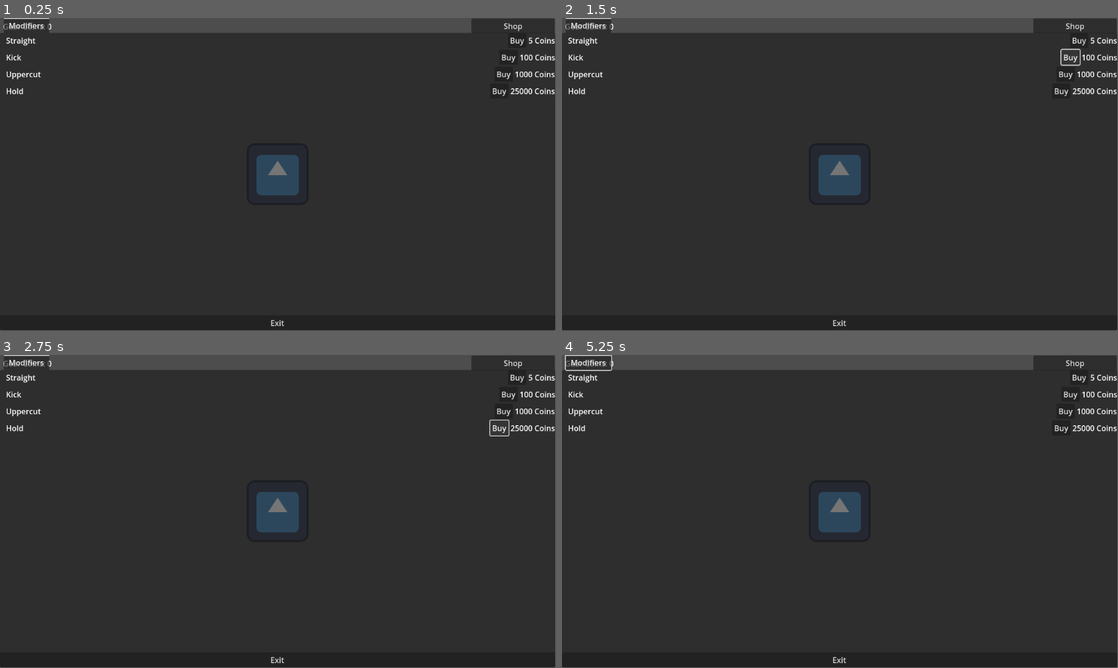
Above: before the commit, frames 1-4 (two rows, left to right).
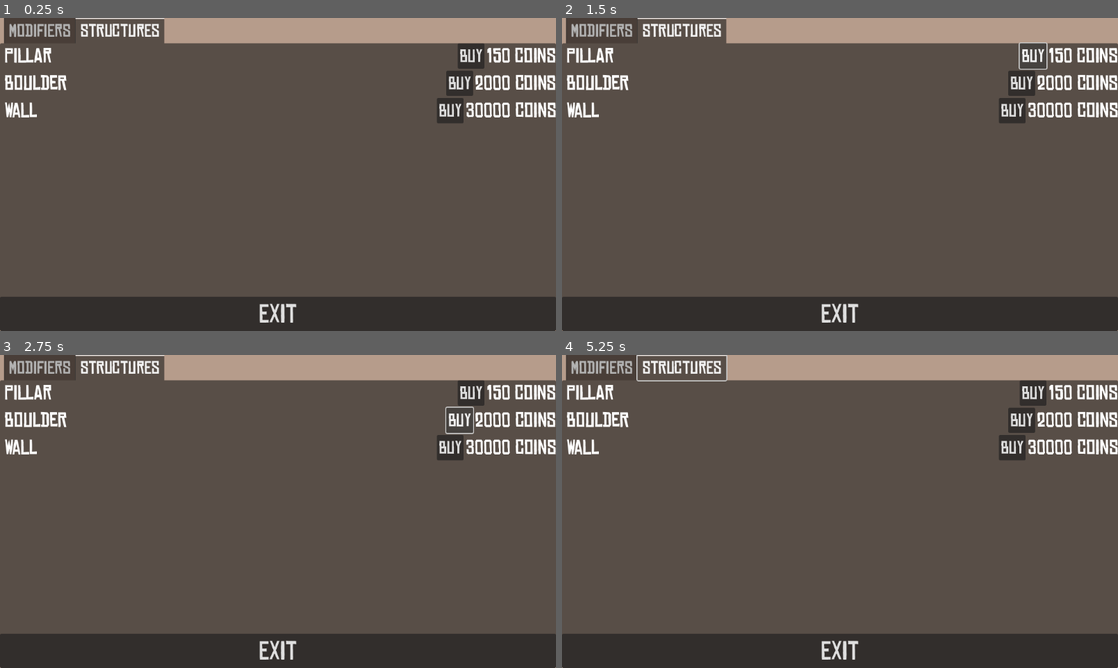
Above: after the commit, the same moments.

Repository: Warladd/Rockle
Game: Godot game, scene res://scenes/screens/prototype.tscn
Same seed, same stepped clock (60 frames per second), same inputs: the game is played once before the commit and once after it. The engine's default icon, where the game draws it, is replaced by a stand-in: a white triangle on a blue panel in a dark square.
Inputs (mouse positions are in pixels of both pictures, inside the frame that each line leads up to; where the layout moved, square brackets give the same spot in the first picture):
- Up to frame 1 (0.25 s): no input
- Up to frame 2 (1.5 s): click "Buy" at 0.5 s; click "Buy" at 1.25 s
- Up to frame 3 (2.75 s): click "Buy" at 2 s
- Up to frame 4 (5.25 s): click "Buy" at 2.75 s; click "Buy" at 3.5 s; click (840, 505) [840, 511] at 4.25 s; click "Shop" at 5 s
In our replay, the window is 799x449 before the commit and 800x450 after it. These sizes can differ from the game's own. Grey fills any space a smaller window leaves; there, only what the larger window draws over its background counts as a difference.

The runs differ from the first frame. In frame 1, 88% of the frame differs, in the area x 0-100%, y 0-100%; in frame 2, 88%; in frame 3, 88%; in frame 4, 88%.
Error after the commit: Parse Error: Value of type "String" cannot be assigned to a variable of type "Texture2D". (res://scripts/main.gd:103)

Commit message:
adding structures

Diff:
--- a/project.godot
+++ b/project.godot
@@ -15,6 +15,13 @@
 config/features=PackedStringArray("4.2", "Mobile")
 config/icon="res://icon.svg"
 
+[display]
+
+window/size/viewport_width=1120
+window/size/viewport_height=630
+window/stretch/mode="viewport"
+
 [rendering]
 
+textures/canvas_textures/default_texture_filter=0
 renderer/rendering_method="mobile"
--- /dev/null
+++ b/resources/standard_label_settings.tres
@@ -0,0 +1,7 @@
+[gd_resource type="LabelSettings" load_steps=2 format=3 uid="uid://xd8rgjv5gtlp"]
+
+[ext_resource type="FontFile" uid="uid://duatcmyng8p2d" path="res://assets/fonts/chinese rocks rg.otf" id="1_ifo7r"]
+
+[resource]
+font = ExtResource("1_ifo7r")
+font_size = 40
--- a/scenes/screens/prototype.tscn
+++ b/scenes/screens/prototype.tscn
@@ -1,21 +1,46 @@
-[gd_scene load_steps=4 format=3 uid="uid://dtw6obm6lmpng"]
+[gd_scene load_steps=6 format=3 uid="uid://dtw6obm6lmpng"]
 
 [ext_resource type="Script" path="res://scripts/main.gd" id="1_p6lbv"]
-[ext_resource type="Texture2D" uid="uid://lyhtdgctuen8" path="res://icon.svg" id="2_alf8w"]
-
-[sub_resource type="LabelSettings" id="LabelSettings_75vy8"]
-
-[node name="Prototype" type="Node2D" node_paths=PackedStringArray("gear_label", "shop_button", "straight_label", "kick_label", "uppercut_label", "hold_label")]
+[ext_resource type="FontFile" uid="uid://duatcmyng8p2d" path="res://assets/fonts/chinese rocks rg.otf" id="2_ag7yq"]
+[ext_resource type="LabelSettings" uid="uid://xd8rgjv5gtlp" path="res://resources/standard_label_settings.tres" id="2_eh6vp"]
+[ext_resource type="Texture2D" uid="uid://blq6w0xknc3ma" path="res://assets/structures/disk.png" id="4_4vul1"]
+[ext_resource type="Texture2D" uid="uid://c3ciqui60acws" path="res://assets/structures/disk_bigger.png" id="5_hf221"]
+
+[node name="Prototype" type="Node2D" node_paths=PackedStringArray("gear_label", "shop", "shop_button", "straight_label", "kick_label", "uppercut_label", "hold_label", "click_button")]
 script = ExtResource("1_p6lbv")
+gear_coins = null
 gear_label = NodePath("Label")
+shop = NodePath("Shop")
 shop_button = NodePath("ShopButton")
 straight_label = NodePath("Shop/TabContainer/Modifiers/VBoxContainer/HBoxContainer/Label2")
 kick_label = NodePath("Shop/TabContainer/Modifiers/VBoxContainer/HBoxContainer2/Label2")
 uppercut_label = NodePath("Shop/TabContainer/Modifiers/VBoxContainer/HBoxContainer3/Label2")
 hold_label = NodePath("Shop/TabContainer/Modifiers/VBoxContainer/HBoxContainer4/Label2")
+click_button = NodePath("TextureButton")
+
+[node name="ColorRect" type="ColorRect" parent="."]
+anchors_preset = 15
+anchor_right = 1.0
+anchor_bottom = 1.0
+offset_left = -3.0
+offset_top = -1.0
+offset_right = 1094.0
+offset_bottom = 585.0
+grow_horizontal = 2
+grow_vertical = 2
+scale = Vector2(1.02328, 1.07143)
+color = Color(0.763402, 0.662191, 0.524054, 1)
 
 [node name="Shop" type="CanvasLayer" parent="."]
 
+[node name="ColorRect" type="ColorRect" parent="Shop"]
+anchors_preset = 15
+anchor_right = 1.0
+anchor_bottom = 1.0
+grow_horizontal = 2
+grow_vertical = 2
+color = Color(0.71303, 0.611522, 0.545067, 1)
+
 [node name="TabContainer" type="TabContainer" parent="Shop"]
 anchors_preset = 15
 anchor_right = 1.0
@@ -24,9 +49,14 @@
 grow_vertical = 2
 size_flags_horizontal = 3
 size_flags_vertical = 3
+theme_override_fonts/font = ExtResource("2_ag7yq")
+theme_override_font_sizes/font_size = 35
+current_tab = 1
 
 [node name="Modifiers" type="TabBar" parent="Shop/TabContainer"]
-layout_mode = 2
+visible = false
+layout_mode = 2
+theme_override_fonts/font = ExtResource("2_ag7yq")
 
 [node name="VBoxContainer" type="VBoxContainer" parent="Shop/TabContainer/Modifiers"]
 layout_mode = 1
@@ -43,18 +73,21 @@
 [node name="Label" type="Label" parent="Shop/TabContainer/Modifiers/VBoxContainer/HBoxContainer"]
 layout_mode = 2
 size_flags_horizontal = 3
-text = "   Straight"
-label_settings = SubResource("LabelSettings_75vy8")
+text = " Straight"
+label_settings = ExtResource("2_eh6vp")
 
 [node name="StraightButton" type="Button" parent="Shop/TabContainer/Modifiers/VBoxContainer/HBoxContainer"]
 layout_mode = 2
 size_flags_horizontal = 8
+theme_override_fonts/font = ExtResource("2_ag7yq")
+theme_override_font_sizes/font_size = 35
 text = "Buy"
 
 [node name="Label2" type="Label" parent="Shop/TabContainer/Modifiers/VBoxContainer/HBoxContainer"]
 layout_mode = 2
 size_flags_horizontal = 8
 text = "5 Coins"
+label_settings = ExtResource("2_eh6vp")
 horizontal_alignment = 2
 vertical_alignment = 1
 
@@ -65,17 +98,21 @@
 [node name="Label" type="Label" parent="Shop/TabContainer/Modifiers/VBoxContainer/HBoxContainer2"]
 layout_mode = 2
 size_flags_horizontal = 3
-text = "   Kick"
+text = " Kick"
+label_settings = ExtResource("2_eh6vp")
 
 [node name="KickButton" type="Button" parent="Shop/TabContainer/Modifiers/VBoxContainer/HBoxContainer2"]
 layout_mode = 2
 size_flags_horizontal = 10
+theme_override_fonts/font = ExtResource("2_ag7yq")
+theme_override_font_sizes/font_size = 35
 text = "Buy"
 alignment = 2
 
 [node name="Label2" type="Label" parent="Shop/TabContainer/Modifiers/VBoxContainer/HBoxContainer2"]
 layout_mode = 2
 text = "100 Coins"
+label_settings = ExtResource("2_eh6vp")
 
 [node name="HBoxContainer3" type="HBoxContainer" parent="Shop/TabContainer/Modifiers/VBoxContainer"]
 layout_mode = 2
@@ -83,17 +120,22 @@
 
 [node name="Label" type="Label" parent="Shop/TabContainer/Modifiers/VBoxContainer/HBoxContainer3"]
 layout_mode = 2
-text = "   Uppercut"
+size_flags_horizontal = 8
+text = " Uppercut"
+label_settings = ExtResource("2_eh6vp")
 
 [node name="UppercutButton" type="Button" parent="Shop/TabContainer/Modifiers/VBoxContainer/HBoxContainer3"]
 layout_mode = 2
 size_flags_horizontal = 10
+theme_override_fonts/font = ExtResource("2_ag7yq")
+theme_override_font_sizes/font_size = 35
 text = "Buy"
 alignment = 2
 
 [node name="Label2" type="Label" parent="Shop/TabContainer/Modifiers/VBoxContainer/HBoxContainer3"]
 layout_mode = 2
 text = "1000 Coins"
+label_settings = ExtResource("2_eh6vp")
 
 [node name="HBoxContainer4" type="HBoxContainer" parent="Shop/TabContainer/Modifiers/VBoxContainer"]
 layout_mode = 2
@@ -101,29 +143,126 @@
 
 [node name="Label" type="Label" parent="Shop/TabContainer/Modifiers/VBoxContainer/HBoxContainer4"]
 layout_mode = 2
-text = "   Hold"
+text = " Hold"
+label_settings = ExtResource("2_eh6vp")
 
 [node name="HoldButton" type="Button" parent="Shop/TabContainer/Modifiers/VBoxContainer/HBoxContainer4"]
 layout_mode = 2
 size_flags_horizontal = 10
+theme_override_fonts/font = ExtResource("2_ag7yq")
+theme_override_font_sizes/font_size = 35
 text = "Buy"
 alignment = 2
 
 [node name="Label2" type="Label" parent="Shop/TabContainer/Modifiers/VBoxContainer/HBoxContainer4"]
 layout_mode = 2
 text = "25000 Coins"
+label_settings = ExtResource("2_eh6vp")
 
 [node name="ExitShopButton" type="Button" parent="Shop/TabContainer/Modifiers/VBoxContainer"]
 layout_mode = 2
 size_flags_vertical = 10
+theme_override_fonts/font = ExtResource("2_ag7yq")
+theme_override_font_sizes/font_size = 50
 text = "Exit"
 
+[node name="Structures" type="TabBar" parent="Shop/TabContainer"]
+layout_mode = 2
+theme_override_fonts/font = ExtResource("2_ag7yq")
+
+[node name="VBoxContainer" type="VBoxContainer" parent="Shop/TabContainer/Structures"]
+layout_mode = 1
+anchors_preset = 15
+anchor_right = 1.0
+anchor_bottom = 1.0
+grow_horizontal = 2
+grow_vertical = 2
+
+[node name="HBoxContainer" type="HBoxContainer" parent="Shop/TabContainer/Structures/VBoxContainer"]
+layout_mode = 2
+size_flags_vertical = 0
+
+[node name="Label" type="Label" parent="Shop/TabContainer/Structures/VBoxContainer/HBoxContainer"]
+layout_mode = 2
+size_flags_horizontal = 3
+text = " Pillar"
+label_settings = ExtResource("2_eh6vp")
+
+[node name="PillartButton" type="Button" parent="Shop/TabContainer/Structures/VBoxContainer/HBoxContainer"]
+layout_mode = 2
+size_flags_horizontal = 8
+theme_override_fonts/font = ExtResource("2_ag7yq")
+theme_override_font_sizes/font_size = 35
+text = "Buy"
+
+[node name="Label2" type="Label" parent="Shop/TabContainer/Structures/VBoxContainer/HBoxContainer"]
+layout_mode = 2
+size_flags_horizontal = 8
+text = "150 Coins"
+label_settings = ExtResource("2_eh6vp")
+horizontal_alignment = 2
+vertical_alignment = 1
+
+[node name="HBoxContainer2" type="HBoxContainer" parent="Shop/TabContainer/Structures/VBoxContainer"]
+layout_mode = 2
+size_flags_vertical = 0
+
+[node name="Label" type="Label" parent="Shop/TabContainer/Structures/VBoxContainer/HBoxContainer2"]
+layout_mode = 2
+size_flags_horizontal = 3
+text = " Boulder"
+label_settings = ExtResource("2_eh6vp")
+
+[node name="BoulderButton" type="Button" parent="Shop/TabContainer/Structures/VBoxContainer/HBoxContainer2"]
+layout_mode = 2
+size_flags_horizontal = 10
+theme_override_fonts/font = ExtResource("2_ag7yq")
+theme_override_font_sizes/font_size = 35
+text = "Buy"
+alignment = 2
+
+[node name="Label2" type="Label" parent="Shop/TabContainer/Structures/VBoxContainer/HBoxContainer2"]
+layout_mode = 2
+text = "2000 Coins"
+label_settings = ExtResource("2_eh6vp")
+
+[node name="HBoxContainer3" type="HBoxContainer" parent="Shop/TabContainer/Structures/VBoxContainer"]
+layout_mode = 2
+size_flags_vertical = 0
+
+[node name="Label" type="Label" parent="Shop/TabContainer/Structures/VBoxContainer/HBoxContainer3"]
+layout_mode = 2
+size_flags_horizontal = 8
+text = " Wall"
+label_settings = ExtResource("2_eh6vp")
+
+[node name="WallButton" type="Button" parent="Shop/TabContainer/Structures/VBoxContainer/HBoxContainer3"]
+layout_mode = 2
+size_flags_horizontal = 10
+theme_override_fonts/font = ExtResource("2_ag7yq")
+theme_override_font_sizes/font_size = 35
+text = "Buy"
+alignment = 2
+
+[node name="Label2" type="Label" parent="Shop/TabContainer/Structures/VBoxContainer/HBoxContainer3"]
+layout_mode = 2
+text = "30000 Coins"
+label_settings = ExtResource("2_eh6vp")
+
+[node name="ExitShopButton" type="Button" parent="Shop/TabContainer/Structures/VBoxContainer"]
+layout_mode = 2
+size_flags_vertical = 10
+theme_override_fonts/font = ExtResource("2_ag7yq")
+theme_override_font_sizes/font_size = 50
+text = "Exit"
+
 [node name="Label" type="Label" parent="."]
-offset_left = -570.0
-offset_top = -318.0
-offset_right = -409.0
-offset_bottom = -275.0
+offset_left = 7.0
+offset_top = 8.0
+offset_right = 206.0
+offset_bottom = 56.0
 text = "Gear Coins: 0"
+label_settings = ExtResource("2_eh6vp")
 
 [node name="TextureButton" type="TextureButton" parent="."]
 anchors_preset = 8
@@ -131,29 +270,38 @@
 anchor_top = 0.5
 anchor_right = 0.5
 anchor_bottom = 0.5
-offset_left = -64.0
-offset_top = -64.0
-offset_right = 64.0
-offset_bottom = 64.0
-grow_horizontal = 2
-grow_vertical = 2
-texture_normal = ExtResource("2_alf8w")
-texture_pressed = ExtResource("2_alf8w")
-texture_hover = ExtResource("2_alf8w")
+offset_left = 396.0
+offset_top = 145.0
+offset_right = 524.0
+offset_bottom = 273.0
+grow_horizontal = 2
+grow_vertical = 2
+scale = Vector2(2.5, 2.5)
+texture_normal = ExtResource("4_4vul1")
+texture_hover = ExtResource("5_hf221")
+stretch_mode = 3
 
 [node name="Camera2D" type="Camera2D" parent="."]
+position = Vector2(560, 315)
 
 [node name="ShopButton" type="Button" parent="."]
-offset_left = 402.0
-offset_top = -323.0
-offset_right = 575.0
-offset_bottom = -292.0
+offset_left = 968.0
+offset_top = 2.0
+offset_right = 1120.0
+offset_bottom = 71.0
+theme_override_fonts/font = ExtResource("2_ag7yq")
+theme_override_font_sizes/font_size = 50
 text = "Shop"
+flat = true
 
 [connection signal="pressed" from="Shop/TabContainer/Modifiers/VBoxContainer/HBoxContainer/StraightButton" to="." method="_on_straight_button_pressed"]
 [connection signal="pressed" from="Shop/TabContainer/Modifiers/VBoxContainer/HBoxContainer2/KickButton" to="." method="_on_kick_button_pressed"]
 [connection signal="pressed" from="Shop/TabContainer/Modifiers/VBoxContainer/HBoxContainer3/UppercutButton" to="." method="_on_uppercut_button_pressed"]
 [connection signal="pressed" from="Shop/TabContainer/Modifiers/VBoxContainer/HBoxContainer4/HoldButton" to="." method="_on_hold_button_pressed"]
 [connection signal="pressed" from="Shop/TabContainer/Modifiers/VBoxContainer/ExitShopButton" to="." method="_on_exit_shop_button_pressed"]
+[connection signal="pressed" from="Shop/TabContainer/Structures/VBoxContainer/HBoxContainer/PillartButton" to="." method="_on_pillart_button_pressed"]
+[connection signal="pressed" from="Shop/TabContainer/Structures/VBoxContainer/ExitShopButton" to="." method="_on_exit_shop_button_pressed"]
+[connection signal="focus_entered" from="TextureButton" to="." method="_on_texture_button_focus_entered"]
+[connection signal="focus_exited" from="TextureButton" to="." method="_on_texture_button_focus_exited"]
 [connection signal="pressed" from="TextureButton" to="." method="_on_texture_button_pressed"]
 [connection signal="pressed" from="ShopButton" to="." method="_on_button_pressed"]
--- a/scripts/main.gd
+++ b/scripts/main.gd
@@ -3,12 +3,13 @@
 var gear_amount : int = 1
 @export_group("Nodes")
 @export var gear_label : Label
-@export var shop : Popup
+@export var shop : CanvasLayer
 @export var shop_button : Button
 @export var straight_label : Label
 @export var kick_label : Label
 @export var uppercut_label : Label
 @export var hold_label : Label
+@export var click_button : TextureButton
 
 # Modifiers
 var straight : int = 0
@@ -16,14 +17,22 @@
 var upper : int = 0
 var hold : int = 0
 
+# Structure
+var structure = "disk"
+
 # Cost
 var straight_cost : int = 5
 var kick_cost : int = 100
 var upper_cost : int = 1000
 var hold_cost : int = 25000
 
+var pillar_cost : int = 150
+var boulder_cost : int = 2000
+var wall_cost : int = 30000
+
 # Called when the node enters the scene tree for the first time.
 func _ready() -> void:
+	shop.hide()
 	gear_amount = 1
 	if straight > 0:
 		gear_amount += straight
@@ -87,3 +96,9 @@
 
 func _on_exit_shop_button_pressed():
 	shop.visible = false
+
+func _on_pillart_button_pressed():
+	if gear_coins >= pillar_cost:
+		gear_coins -= pillar_cost
+		click_button.texture_normal = "res://assets/structures/pillar.png"
+		click_button.texture_hover = "res://assets/structures/pillar_bigger.png"
Binary file added: assets/fonts/chinese rocks rg.otf
Not shown, added: assets/fonts/chinese rocks rg.otf.import
Binary file added: assets/structures/boulder.png
Not shown, added: assets/structures/boulder.png.import
Binary file added: assets/structures/boulder_bigger.png
Not shown, added: assets/structures/boulder_bigger.png.import
Binary file added: assets/structures/disk.png
Not shown, added: assets/structures/disk.png.import
Binary file added: assets/structures/disk_bigger.png
Not shown, added: assets/structures/disk_bigger.png.import
Binary file added: assets/structures/pillar.png
Not shown, added: assets/structures/pillar.png.import
(and 6 more such lines)
